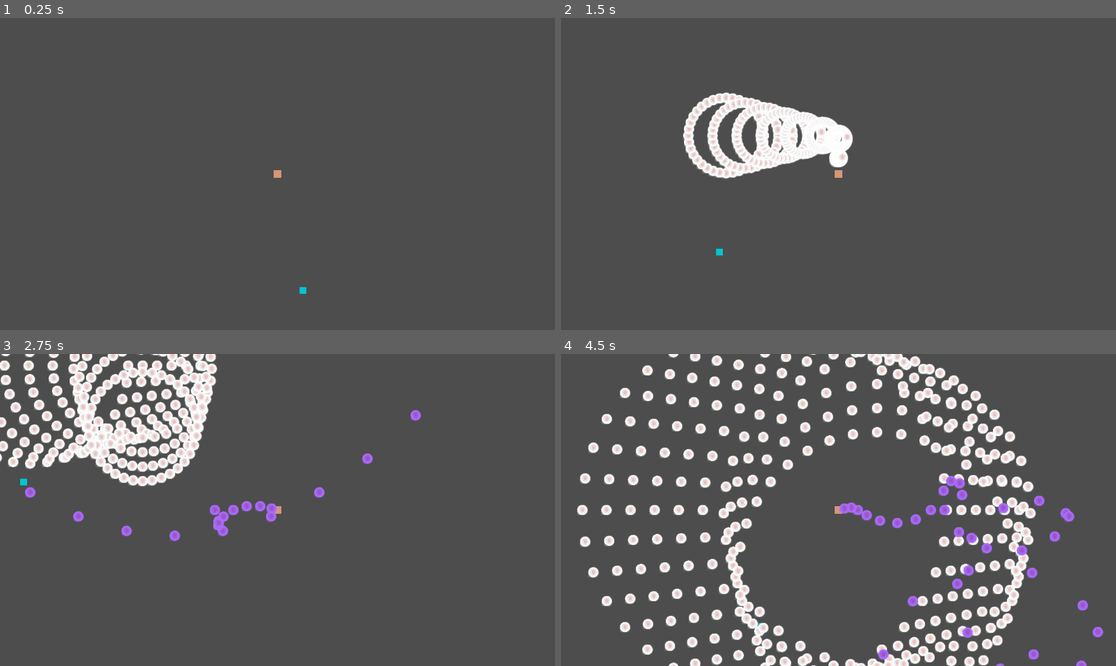
Above: before the commit, frames 1-4 (two rows, left to right).
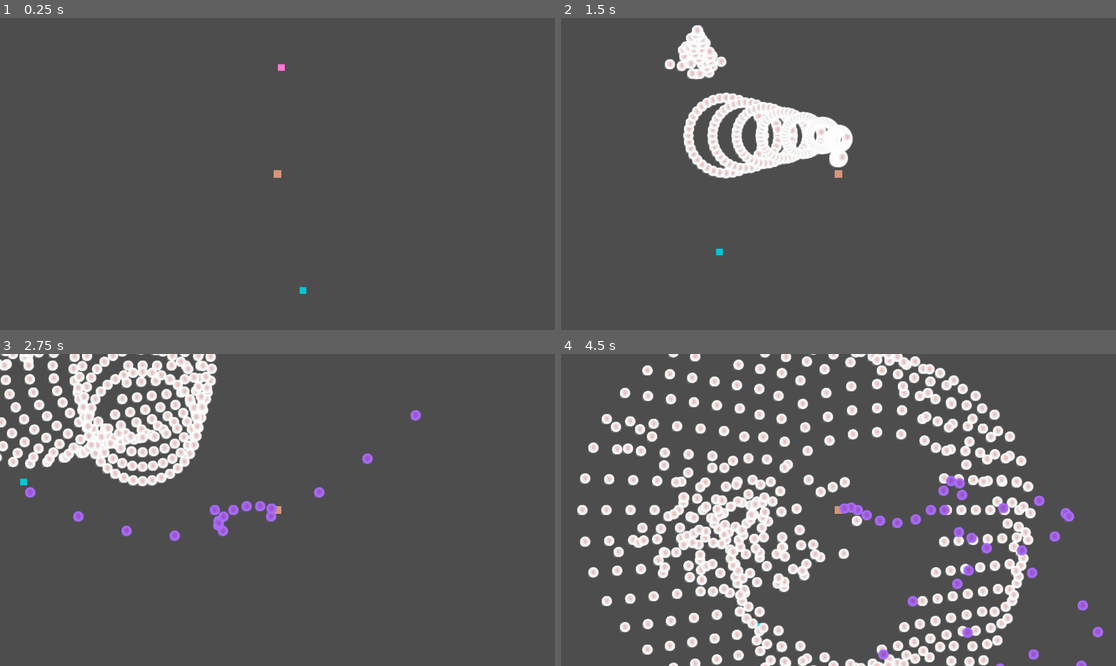
Above: after the commit, the same moments.

Repository: Simon014/PSLR2-Dungeon-Danmaku-Engine
Game: Godot game, scene res://RootScene.tscn
Same seed, same stepped clock (60 frames per second), same inputs: the game is played once before the commit and once after it.
Inputs (mouse positions are in pixels of both pictures, inside the frame that each line leads up to):
- Up to frame 1 (0.25 s): no input
- Up to frame 2 (1.5 s): tap Enter at 0.5 s; move the mouse to (960, 158) at 0.52 s; hold D (right) 0.53-1.28 s; tap 1 (SPAttack1) at 0.6 s; move the mouse to (727, 189) at 1.27 s; hold S (down) from 1.28 s (still down); tap 2 (SPAttack2) at 1.35 s
- Up to frame 3 (2.75 s): move the mouse to (333, 441) at 2.02 s; release S (down) at 2.03 s; hold D (right) from 2.03 s (still down); tap 3 (SPAttack3) at 2.1 s
- Up to frame 4 (4.5 s): move the mouse to (810, 572) at 2.77 s; release D (right) at 2.78 s; hold W (up) 2.78-3.53 s; click (810, 572) at 2.85 s; move the mouse to (1005, 556) at 3.52 s; hold A (left) from 3.53 s (still down); tap 1 (SPAttack1) at 3.6 s; move the mouse to (672, 463) at 4.27 s; tap 2 (SPAttack2) at 4.35 s

The runs differ from the first frame. In frame 1, less than 0.1% of the frame differs, in the area x 50-52%, y 14-17%; in frame 2, 1.0%; in frame 3, 0.1%; in frame 4, 5.4%, in the area x 8-55%, y 0-79%.

Commit message:
Update enemy.tscn

Diff:
--- a/pslr-2-dungeon-danmaku-engine/Entities/enemy/enemy.tscn
+++ b/pslr-2-dungeon-danmaku-engine/Entities/enemy/enemy.tscn
@@ -1,16 +1,16 @@
 [gd_scene format=3 uid="uid://plarhlsmydmo"]
 
 [ext_resource type="Script" uid="uid://bystr51qvwuyn" path="res://Entities/enemy/enemy.gd" id="1_r7hwg"]
+[ext_resource type="Script" uid="uid://b4ka7j614u4ck" path="res://DDEcore/EntityResources/EntityStats.gd" id="2_aeaae"]
 [ext_resource type="PackedScene" uid="uid://brt5c0qqu1ajj" path="res://Entities/Managers/attack_executor_manager.tscn" id="2_dyukl"]
-[ext_resource type="Script" uid="uid://b05rtfi1ad7t2" path="res://DDEcore/DungeonResources/EntityStats.gd" id="2_hl3xi"]
 [ext_resource type="Script" uid="uid://canqgpmdpsups" path="res://DDEcore/AttackResources/Attacks/Attack.gd" id="3_aeaae"]
 [ext_resource type="Resource" uid="uid://c2xlxk2c1vlin" path="res://Attacks/bomb split spiral.tres" id="4_ngxdo"]
 [ext_resource type="Resource" uid="uid://of2bf5lly7br" path="res://Attacks/exploding rough wall down.tres" id="5_jl61a"]
 [ext_resource type="Script" uid="uid://dugbojoidf3hy" path="res://DDEcore/AttackResources/Attacks/AttackSet.gd" id="6_ax46p"]
 
-[sub_resource type="Resource" id="Resource_uc588"]
-script = ExtResource("2_hl3xi")
-metadata/_custom_type_script = "uid://b05rtfi1ad7t2"
+[sub_resource type="Resource" id="Resource_ngxdo"]
+script = ExtResource("2_aeaae")
+metadata/_custom_type_script = "uid://b4ka7j614u4ck"
 
 [sub_resource type="Resource" id="Resource_d8v1c"]
 script = ExtResource("6_ax46p")
@@ -26,7 +26,7 @@
 [node name="Enemy" type="CharacterBody2D" unique_id=76727699]
 collision_layer = 0
 script = ExtResource("1_r7hwg")
-Stats = SubResource("Resource_uc588")
+Stats = SubResource("Resource_ngxdo")
 attack = SubResource("Resource_d8v1c")
 
 [node name="ColorRect" type="ColorRect" parent="." unique_id=1841251827]
